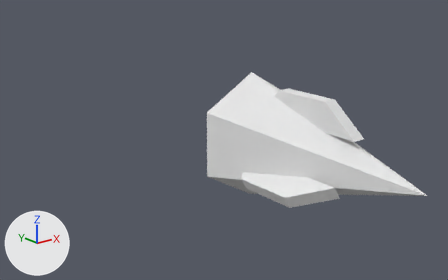
A saved change to the OBJ model assets/meshes/hull_sarn_light_cruiser_frag_7.obj.
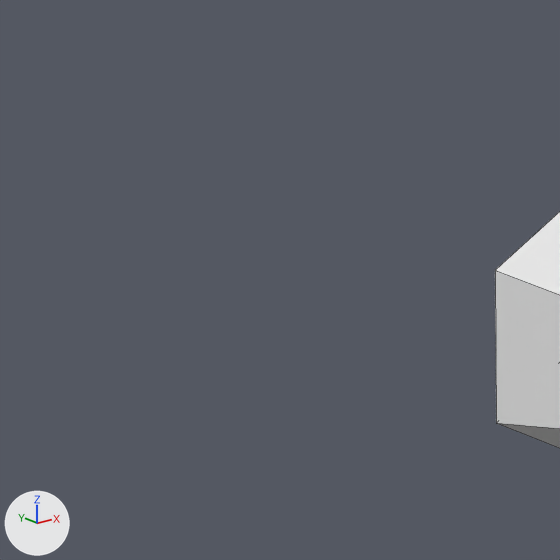
Each version appears first whole from a 50 mm lens placed at (-1.362, -2.972, 0.908), pointed at (-0.246, -1.578, 0.35), and next in a close-up on the part from 0% to 52% of the width and 0% to 83% of the height. Lighting does not change. The marker at lower left points along +X, +Y and +Z. The last two pictures show the newer version. The close-ups show mesh edges as thin lines. Where no turn or scale is listed for an object, it has been applied to the vertices.

Names of what the first close-up shows: 'hull_sarn_light_cruiser_frag_7'.
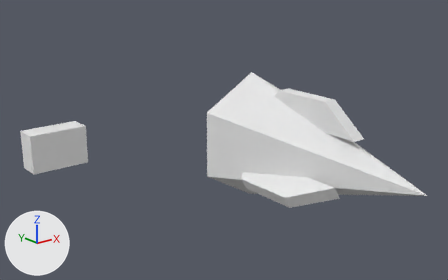
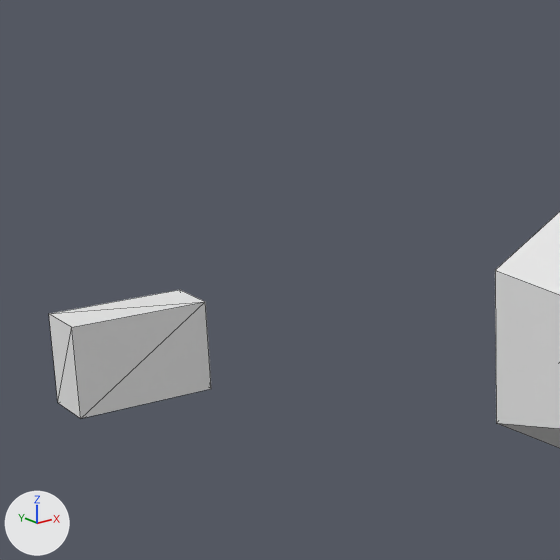
The newer file is also rescaled (x1.027), turned or shifted as a whole; pictures and numbers use the older file's frame.

Changed parts and their boxes (x1, y1, x2, y2) in the close-ups (560 x 560 px):
'hull_sarn_light_cruiser_frag_7', reshaped: before (495, 212, 560, 448); after (49, 212, 560, 448)
part 1 of me_hull_sarn_light_cruiser_frag_7, added: after (49, 290, 211, 418)

The change, as a diff of the scene's bpy script:
```diff
--- a/assets/meshes/hull_sarn_light_cruiser_frag_7.obj.py
+++ b/assets/meshes/hull_sarn_light_cruiser_frag_7.obj.py
@@ me_hull_sarn_light_cruiser_frag_7 @@
 # used by ob_hull_sarn_light_cruiser_frag_7; location = (0.0, 0.0, 0.0)
-me_hull_sarn_light_cruiser_frag_7.from_pydata(...)  # 32 vertices, 48 faces; spans x -0.19..0.19, y -2.125..-1.418, z 0.063..0.503
+me_hull_sarn_light_cruiser_frag_7.from_pydata(...)  # 40 vertices, 60 faces; spans x -0.682..0.19, y -2.125..-1.085, z 0.063..0.503
+# me_hull_sarn_light_cruiser_frag_7 part 1: a new loose piece, a box spanning x -0.682..-0.493, y -1.163..-1.085, z 0.22..0.345, in mat_skin (white #e7e7e7)
 me_hull_sarn_light_cruiser_frag_7.materials.append(mat_skin)
```
